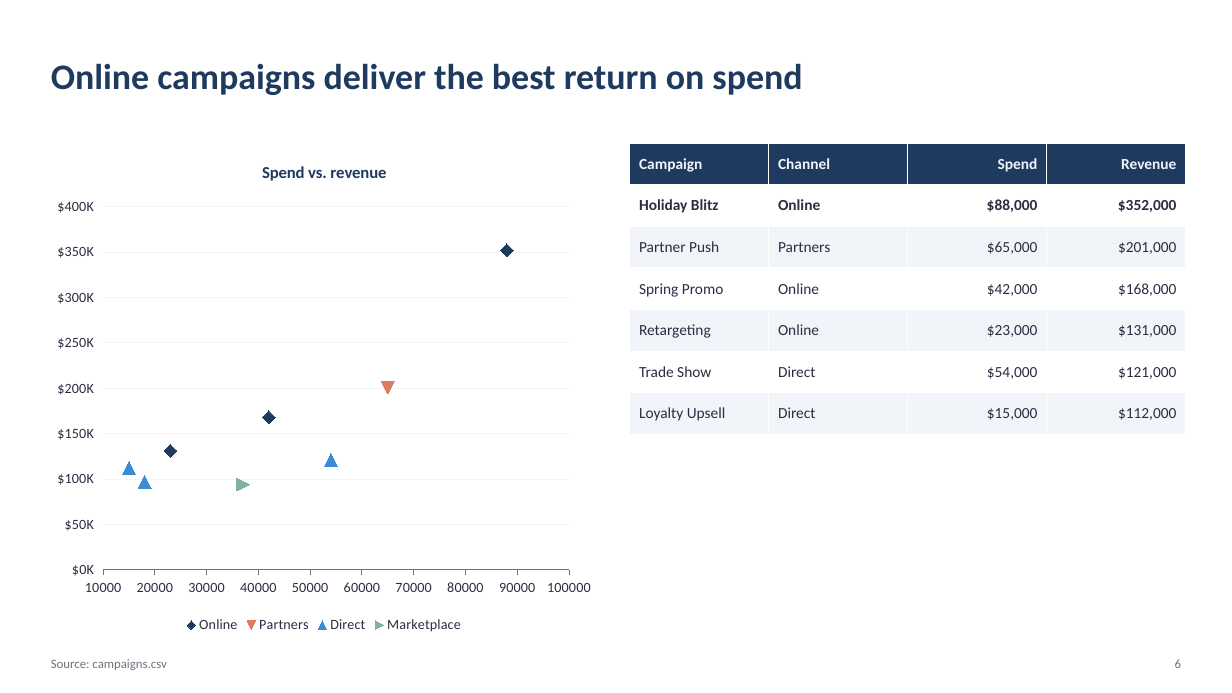
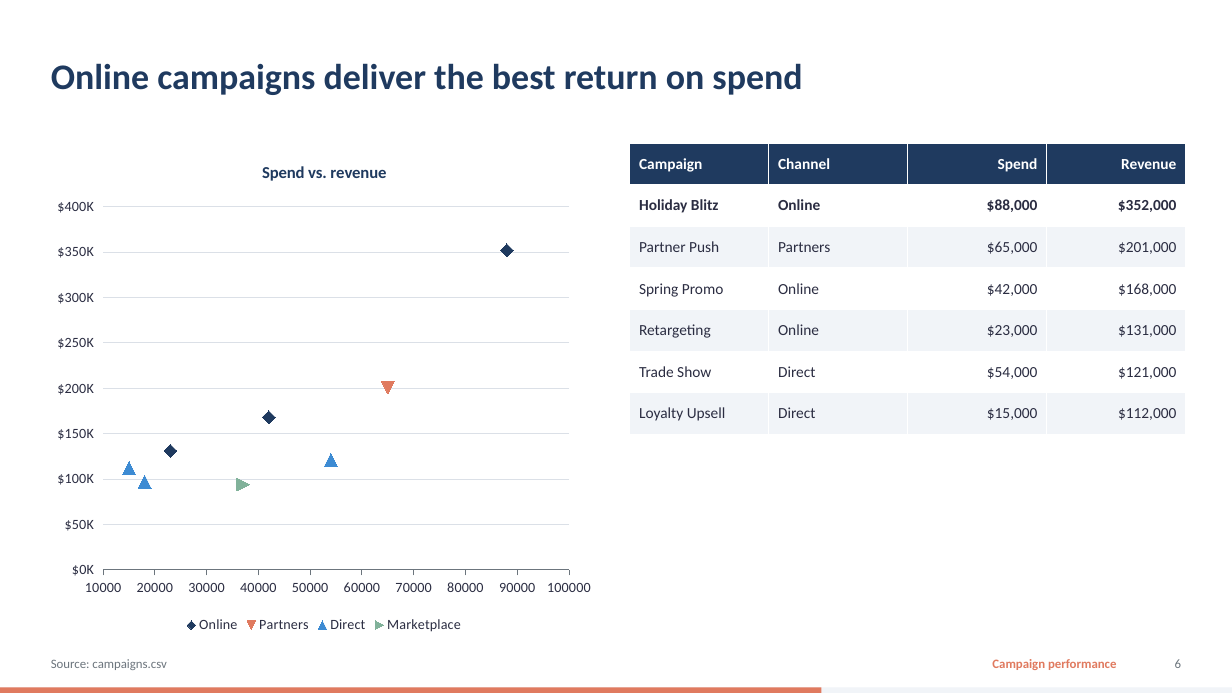
Before and after one commit to FrocketGaming/PPT_DEMO, a slide deck: slide 6 of out/demo.pptx. Drawn at 1232x693 pixels with LibreOffice and Linux fonts; fonts in the diff are those of the drawing. Boxes give left, top, right and bottom in pixels: in the first picture for what was removed or moved away, otherwise in the second. Text is boxed around its words. In the diff, an @@ line names an element or a change of style, - is before the commit and + after.

```diff
--- a/out/demo.pptx
+++ b/out/demo.pptx
@@ scatter chart at <box>46,143,603,638</box> @@
@@ value axis changed @@
@@ text added at <box>992,659,1116,670</box>, 10 pt, text #E07A5F, bold @@
+Campaign performance
@@ rectangle added at <box>0,688,1232,693</box>, fill #F1F4F8 @@
@@ rectangle added at <box>0,688,822,693</box>, fill #E07A5F @@
```
Also in this commit, not shown: 8 other slides changed, 9 other files.
